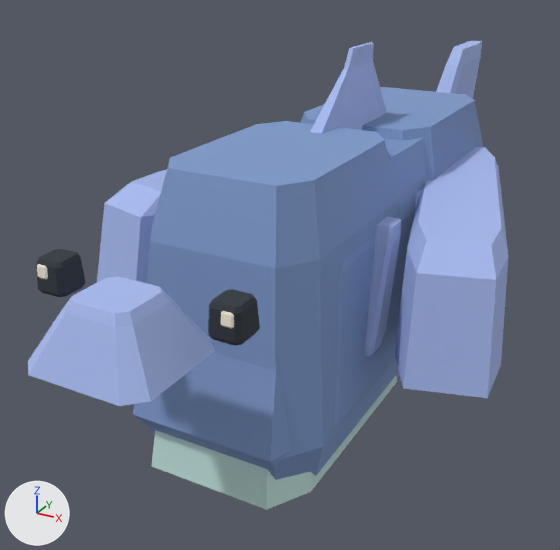
The glTF model assets/blockvarlden/actors/rimfena.glb: old version first, new version second.
Both versions are drawn from a 50 mm lens placed at (0.515, -1.146, 0.767), pointed at (-0.098, -0.032, 0.21). Every picture has the same lights, and +X, +Y and +Z are marked at lower left. The picture after the commit comes second. Vertices at exactly the same position are counted once.

Names of what the first picture shows: 'rimfena färgytor'.
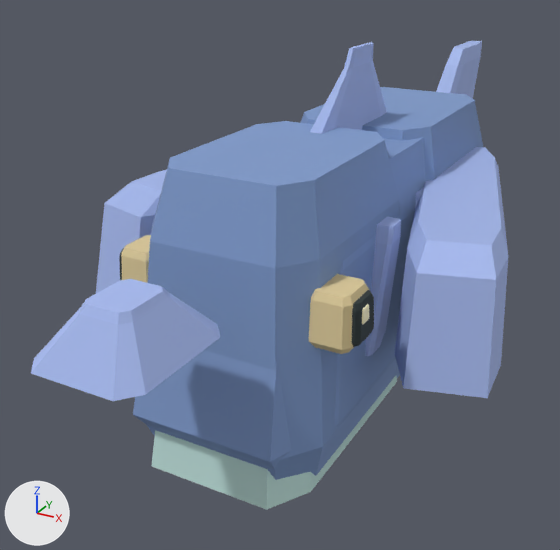
Changed parts and their boxes [x1, y1, x2, y2] in the pictures (560 x 550 px; the box of a moved part takes in the faces that stretch with it):
'rimfena färgytor', reshaped: before [28, 41, 508, 510]; after [31, 41, 508, 510]
part 1 of me_rimfena_skulptur, moved or reshaped: before [37, 249, 85, 297]; after [121, 235, 151, 283]
part 2 of me_rimfena_skulptur, moved or reshaped: before [37, 264, 48, 280]; after [119, 248, 124, 280]
part 3 of me_rimfena_skulptur, moved or reshaped (not visible afterwards): before [208, 289, 260, 346]
part 4 of me_rimfena_skulptur, moved or reshaped: before [221, 311, 234, 329]; after [309, 274, 369, 354]
part 5 of me_rimfena_skulptur, added: after [352, 290, 374, 347]
part 6 of me_rimfena_skulptur, added: after [362, 304, 369, 325]
part 7 of me_rimfena_skulptur, rebuilt: before [28, 277, 215, 406]; after [31, 279, 220, 401]
part 8 of me_rimfena_skulptur, edited (looks the same): [97, 41, 508, 398] in both

Diff of the bpy script that builds the scene:
```diff
--- a/assets/blockvarlden/actors/rimfena.glb.py
+++ b/assets/blockvarlden/actors/rimfena.glb.py
@@ me_rimfena_skulptur @@
 # used by ob_rimfena_färgytor; location = (0.0, 0.0, 0.0)
-me_rimfena_skulptur.from_pydata(...)  # 672 vertices, 1260 faces; spans x -0.334..0.334, y -0.651..0.805, z 0.034..0.601
+me_rimfena_skulptur.from_pydata(...)  # 736 vertices, 1380 faces; spans x -0.334..0.334, y -0.653..0.805, z 0.034..0.601
+# me_rimfena_skulptur part 1: the loose piece of 32 vertices spanning x -0.143..-0.099, y -0.553..-0.507, z 0.378..0.422 is scaled about its middle by (1.47, 1.73, 1.79), then moved by (-0.03, 0.205, -0.077)
+# me_rimfena_skulptur part 2: the loose piece of 32 vertices spanning x -0.136..-0.119, y -0.554..-0.537, z 0.399..0.416 is scaled about its middle by (2.25, 3.45, 3.45), then moved by (-0.044, 0.22, -0.085)
+# me_rimfena_skulptur part 3: the loose piece of 32 vertices spanning x 0.099..0.143, y -0.553..-0.507, z 0.378..0.422 is scaled about its middle by (0.295, 0.467, 0.5), then moved by (-0.306, 0.197, -0.067)
+# me_rimfena_skulptur part 4: the loose piece of 32 vertices spanning x 0.119..0.136, y -0.554..-0.537, z 0.399..0.416 is scaled about its middle by (3.75, 4.73, 4.55), then moved by (0.023, 0.22, -0.085)
+# me_rimfena_skulptur part 5: the loose piece of 32 vertices spanning x 0.119..0.136, y -0.554..-0.537, z 0.399..0.416 is copied, and the copy is scaled about its middle by (2.25, 3.45, 3.45), then moved by (0.044, 0.22, -0.085); it spans x 0.152..0.191, y -0.355..-0.296, z 0.293..0.352
+# me_rimfena_skulptur part 6: the loose piece of 32 vertices spanning x 0.099..0.143, y -0.553..-0.507, z 0.378..0.422 is copied, and the copy is scaled about its middle by (0.295, 0.467, 0.5), then moved by (0.065, 0.197, -0.067); it spans x 0.179..0.192, y -0.344..-0.322, z 0.322..0.344
+# me_rimfena_skulptur part 7: the loose piece of 32 vertices spanning x -0.084..0.084, y -0.651..-0.49, z 0.329..0.415 is rebuilt with 32 vertices and now spans x -0.076..0.076, y -0.653..-0.463, z 0.335..0.409
+# me_rimfena_skulptur part 8: 360 kept faces spanning x -0.334..0.334, y -0.281..0.805, z 0.111..0.601 get new vertex colours
 me_rimfena_skulptur.materials.append(mat_rimfena_pigment)
```
